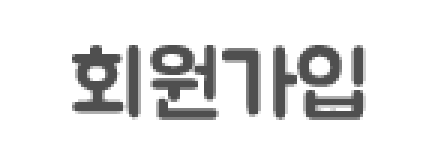
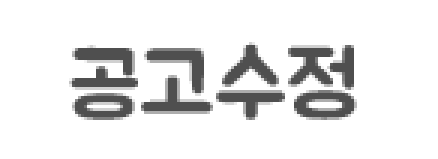
Two versions of the same layered image (438x159). Layer-by-layer changes:
renamed "회원가입" to "공고수정", painted on it over [69, 42, 366, 120]
